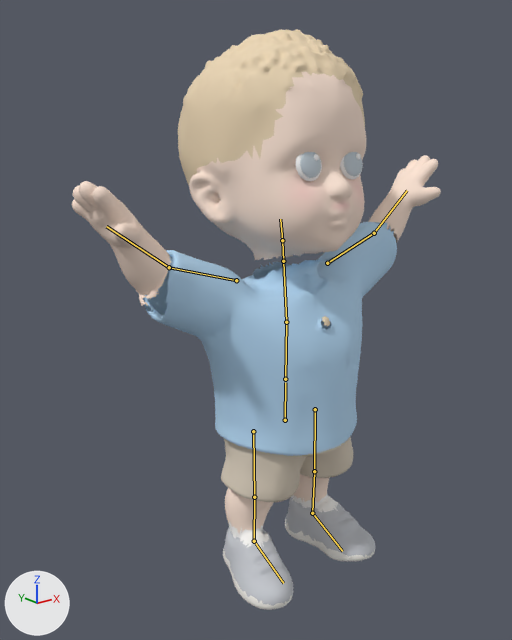
The glTF model assets/models/avgust/avgust.glb, before and after one commit.
Camera for both pictures: a 50 mm camera at (-0.874, -0.996, 0.961) aimed at (-0.033, 0.055, 0.54). The axes (+X, +Y, +Z) are drawn at lower left. The lights are the same throughout. The first picture is the older version. Both versions are drawn at frame 6 of the action 'happy'; the numbers are the values there. The bones that change, and the others that lie on the model, are drawn over the model as lines.

The first picture shows 'Avgust'.
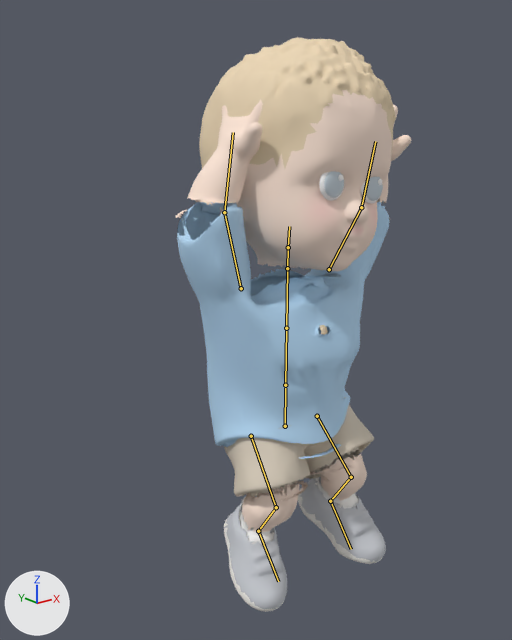
Pixel boxes (x1, y1, x2, y2) of what changed, in the pictures (512 x 640 px):
'Avgust', posed (36% narrower)
    before: (72, 29, 441, 610)
    after: (175, 37, 411, 612)
bone 'hips', root to tip
    before: (285, 420) to (285, 382)
    after: (285, 426) to (285, 388)
bone 'chest', root to tip
    before: (286, 322) to (283, 261)
    after: (286, 328) to (287, 268)
bone 'head', root to tip
    before: (282, 240) to (280, 219)
    after: (288, 247) to (289, 226)
bone 'upper_arm.L', root to tip
    before: (327, 263) to (374, 233)
    after: (329, 269) to (361, 207)
bone 'forearm.L', root to tip
    before: (374, 233) to (407, 190)
    after: (361, 207) to (375, 141)
bone 'upper_arm.R', root to tip
    before: (236, 280) to (169, 267)
    after: (241, 288) to (224, 212)
bone 'forearm.R', root to tip
    before: (169, 267) to (106, 226)
    after: (224, 212) to (233, 132)
bone 'thigh.L', root to tip
    before: (315, 409) to (314, 471)
    after: (317, 416) to (351, 477)
bone 'shin.L', root to tip
    before: (314, 471) to (312, 513)
    after: (351, 477) to (330, 501)
bone 'foot.L', root to tip
    before: (312, 513) to (342, 551)
    after: (330, 501) to (351, 549)
bone 'thigh.R', root to tip
    before: (253, 431) to (254, 497)
    after: (251, 436) to (276, 507)
bone 'shin.R', root to tip
    before: (254, 497) to (254, 541)
    after: (276, 507) to (258, 531)
bone 'foot.R', root to tip
    before: (254, 541) to (283, 583)
    after: (258, 531) to (278, 581)

The change, as a diff of the scene's bpy script:
```diff
--- a/assets/models/avgust/avgust.glb.py
+++ b/assets/models/avgust/avgust.glb.py
@@ bone_hips @@
 bone_hips = bpy.data.objects['AvgustRig'].pose.bones['hips']
-bone_hips.location = (0.0, 0.023, 0.0)
-bone_hips.rotation_quaternion = (1.0, 0.0, 0.0, 0.0)  # degrees (0, 0, 0)
+bone_hips.location = (0.0, 0.01, 0.0)
+bone_hips.rotation_quaternion = (0.999, 0.0, -0.044, 0.0)  # degrees (0, -5, 0)
@@ bone_chest @@
 bone_chest = bpy.data.objects['AvgustRig'].pose.bones['chest']  # child of 'spine'
-bone_chest.rotation_quaternion = (0.999, -0.044, 0.0, 0.0)  # degrees (-5, 0, 0)
+bone_chest.rotation_quaternion = (0.998, 0.003, 0.06, 0.0)  # degrees (0, 7, 0)
@@ bone_head @@
 bone_head = bpy.data.objects['AvgustRig'].pose.bones['head']  # child of 'neck'
-bone_head.rotation_quaternion = (0.997, -0.07, 0.001, -0.017)  # degrees (-8, 0, -2)
+bone_head.rotation_quaternion = (0.997, -0.035, -0.002, -0.07)  # degrees (-4, -1, -8)
@@ bone_upper_arm_l @@
 bone_upper_arm_l = bpy.data.objects['AvgustRig'].pose.bones['upper_arm.L']  # child of 'chest'
-bone_upper_arm_l.rotation_quaternion = (0.842, 0.365, 0.0, -0.398)  # degrees (40, 17, -44)
+bone_upper_arm_l.rotation_quaternion = (0.643, 0.518, 0.0, -0.565)  # degrees (55, 36, -63)
@@ bone_forearm_l @@
 bone_forearm_l = bpy.data.objects['AvgustRig'].pose.bones['forearm.L']  # child of 'upper_arm.L'
-bone_forearm_l.rotation_quaternion = (0.976, 0.129, 0.0, -0.174)  # degrees (15, 3, -20)
+bone_forearm_l.rotation_quaternion = (0.969, 0.151, 0.0, -0.197)  # degrees (17, 3, -23)
@@ bone_upper_arm_r @@
 bone_upper_arm_r = bpy.data.objects['AvgustRig'].pose.bones['upper_arm.R']  # child of 'chest'
-bone_upper_arm_r.rotation_quaternion = (0.842, 0.365, 0.0, 0.398)  # degrees (40, -17, 44)
+bone_upper_arm_r.rotation_quaternion = (0.475, 0.594, 0.0, 0.649)  # degrees (62, -50, 76)
@@ bone_forearm_r @@
 bone_forearm_r = bpy.data.objects['AvgustRig'].pose.bones['forearm.R']  # child of 'upper_arm.R'
-bone_forearm_r.rotation_quaternion = (0.976, 0.129, 0.0, 0.174)  # degrees (15, -3, 20)
+bone_forearm_r.rotation_quaternion = (0.969, 0.151, 0.0, 0.197)  # degrees (17, -3, 23)
@@ bone_thigh_l @@
 bone_thigh_l = bpy.data.objects['AvgustRig'].pose.bones['thigh.L']  # child of 'hips'
-bone_thigh_l.rotation_quaternion = (1.0, -0.015, 0.0, 0.0)  # degrees (-2, 0, 0)
+bone_thigh_l.rotation_quaternion = (0.9, -0.433, 0.0, 0.0)  # degrees (-51, 0, 0)
@@ bone_shin_l @@
 bone_shin_l = bpy.data.objects['AvgustRig'].pose.bones['shin.L']  # child of 'thigh.L'
-bone_shin_l.rotation_quaternion = (0.999, 0.029, 0.0, 0.0)  # degrees (3, 0, 0)
+bone_shin_l.rotation_quaternion = (0.727, 0.684, 0.0, 0.0)  # degrees (86, 0, 0)
@@ bone_foot_l @@
 bone_foot_l = bpy.data.objects['AvgustRig'].pose.bones['foot.L']  # child of 'shin.L'
-bone_foot_l.rotation_quaternion = (1.0, 0.0, 0.0, 0.0)  # degrees (0, 0, 0)
+bone_foot_l.rotation_quaternion = (0.994, -0.102, 0.0, 0.0)  # degrees (-12, 0, 0)
@@ bone_thigh_r @@
 bone_thigh_r = bpy.data.objects['AvgustRig'].pose.bones['thigh.R']  # child of 'hips'
-bone_thigh_r.rotation_quaternion = (1.0, -0.015, 0.0, 0.0)  # degrees (-2, 0, 0)
+bone_thigh_r.rotation_quaternion = (0.949, -0.313, 0.0, 0.0)  # degrees (-37, 0, 0)
@@ bone_shin_r @@
 bone_shin_r = bpy.data.objects['AvgustRig'].pose.bones['shin.R']  # child of 'thigh.R'
-bone_shin_r.rotation_quaternion = (0.999, 0.029, 0.0, 0.0)  # degrees (3, 0, 0)
+bone_shin_r.rotation_quaternion = (0.811, 0.584, 0.0, 0.0)  # degrees (72, 0, 0)
@@ bone_foot_r @@
 bone_foot_r = bpy.data.objects['AvgustRig'].pose.bones['foot.R']  # child of 'shin.R'
-bone_foot_r.rotation_quaternion = (1.0, 0.0, 0.0, 0.0)  # degrees (0, 0, 0)
+bone_foot_r.rotation_quaternion = (0.994, -0.102, 0.0, 0.0)  # degrees (-12, 0, 0)
```
